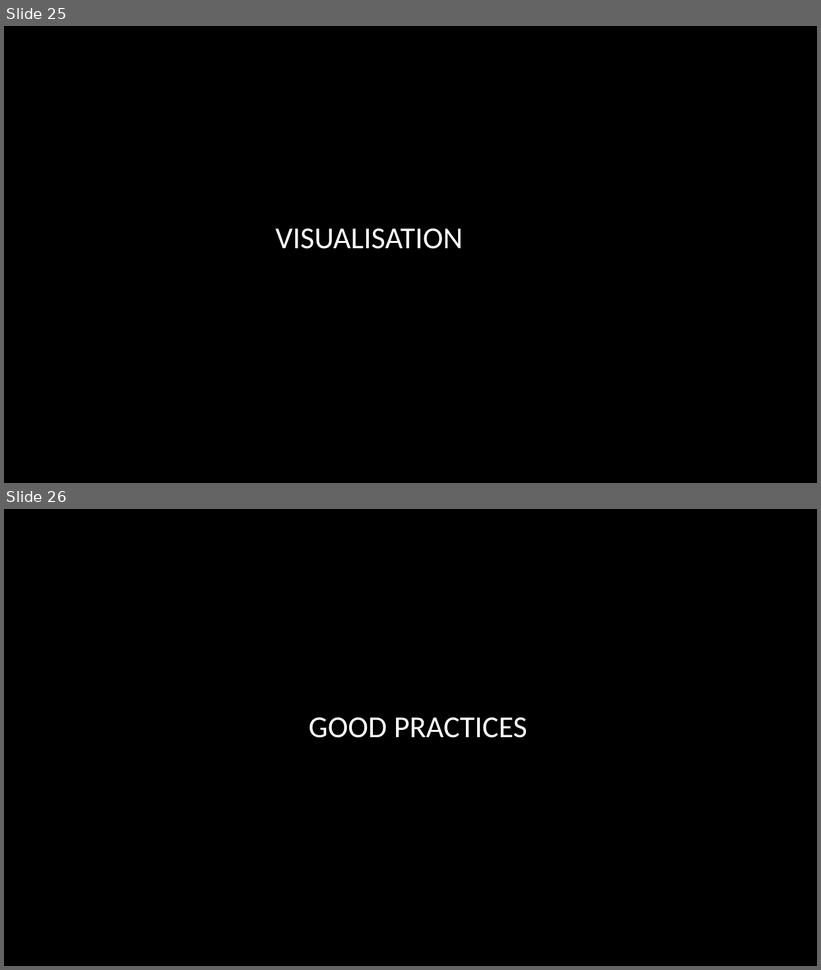
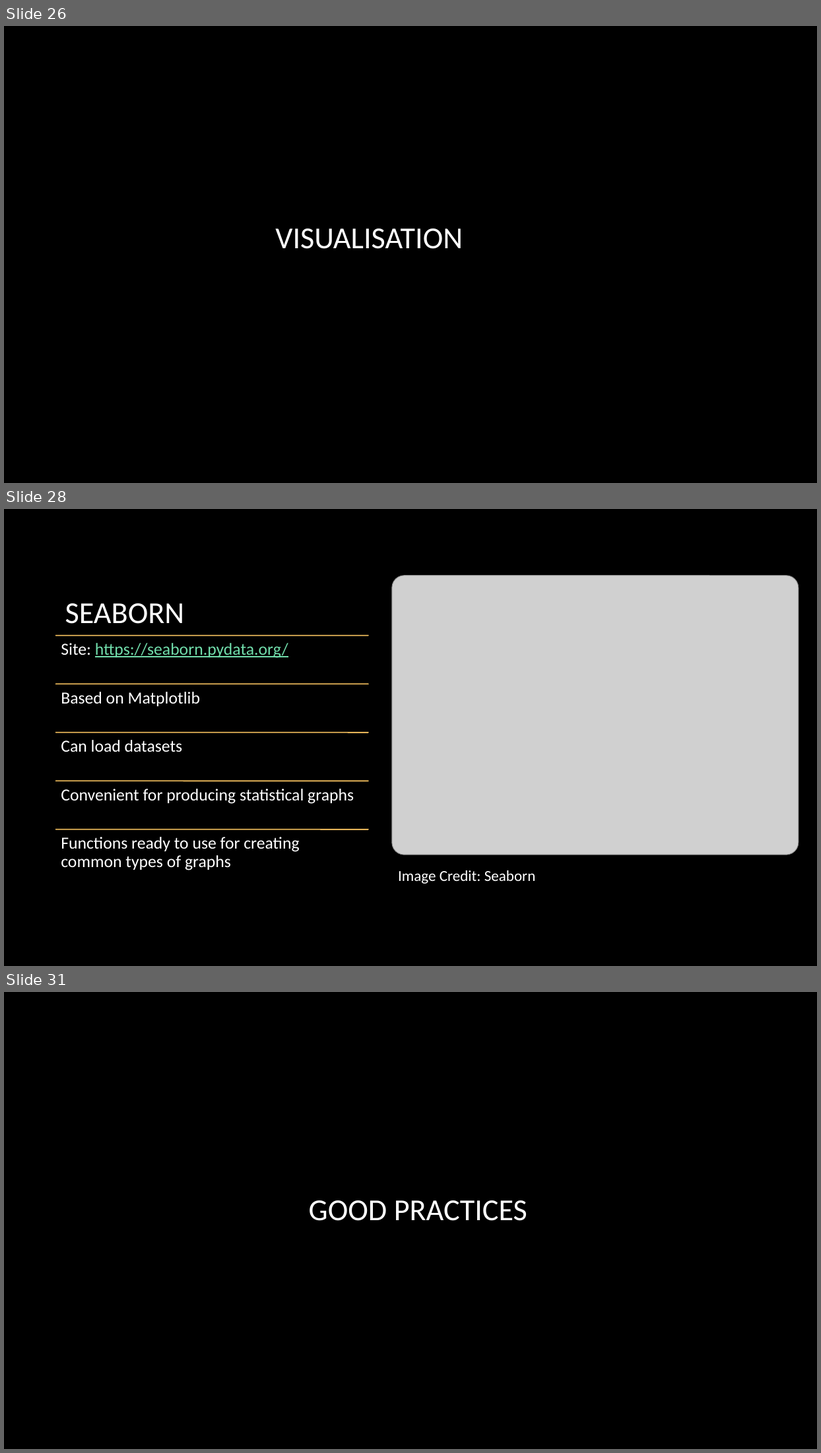
Before and after one commit to smandhai/Astro-Data-Handling-Tutorials, a slide deck: A Primer on Python Survival.pptx. Shown one above the other, each under a label of ours: slides 25 and 26 before the commit, slides 26, 28 and 31 after it; the slides between them are not shown. The pictures are 821x970 and 821x1453 pixels, drawn with LibreOffice and Linux fonts; fonts in the diff are those of the drawing; grey boxes stand for pictures; background and template pictures are left out. Boxes give left, top, right and bottom in pixels: in the first picture for what was removed or moved away, otherwise in the second. Text is boxed around its words. In the diff, an @@ line names an element or a change of style, - is before the commit and + after.

```diff
--- a/A Primer on Python Survival.pptx
+++ b/A Primer on Python Survival.pptx
@@ slide 28 added at [4,509,817,966], background picture (left out) @@
@@ picture added at [392,576,799,855] @@
@@ title added at [65,603,185,624], 36 pt, text #FFFFFF @@
+SEABORN
@@ group added at [56,636,368,871]: 5 lines, 5 texts @@
+Site: https://seaborn.pydata.org/
+Based on Matplotlib
+Can load datasets
+Convenient for producing statistical graphs
+Functions ready to use for creating common types of graphs
@@ text added at [398,871,536,884], 18 pt, text #FFFFFF @@
+Image Credit: Seaborn
@@ what was slide 25 is now slide 26 @@
@@ what was slide 26 is now slide 31 @@
```
Also in this commit, not shown: 4 other slides added.
